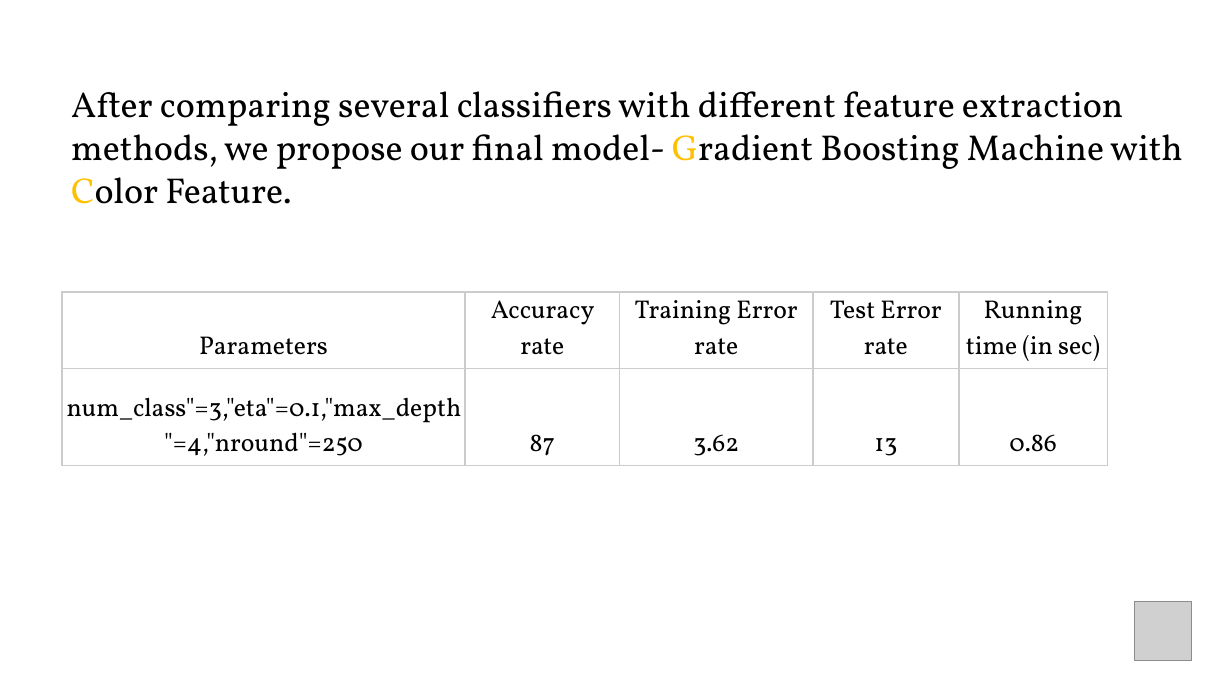
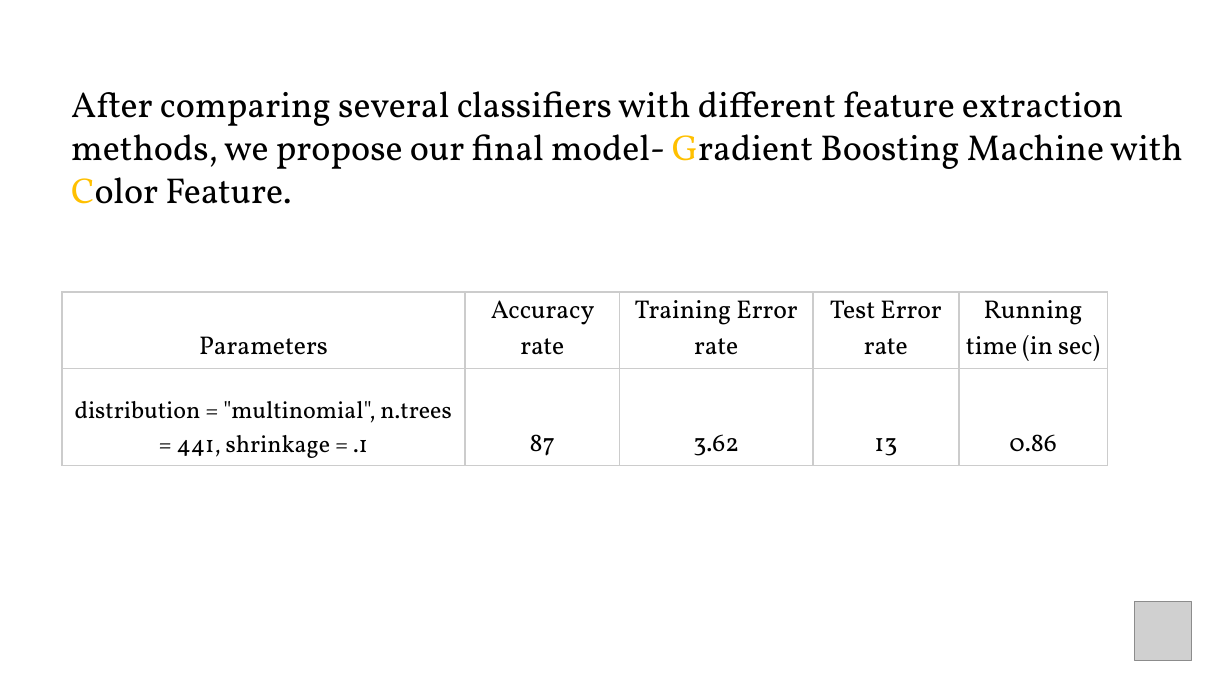
Before and after one commit to TZstatsADS/Spring2018-Project3-Group7, a slide deck: slide 20 of grp7_Changes.pptx. Drawn at 1232x693 pixels with LibreOffice and Linux fonts; fonts in the diff are those of the drawing; grey boxes stand for pictures. Boxes give left, top, right and bottom in pixels: in the first picture for what was removed or moved away, otherwise in the second. Text is boxed around its words. In the diff, an @@ line names an element or a change of style, - is before the commit and + after.

```diff
--- a/grp7_Changes.pptx
+++ b/grp7_Changes.pptx
@@ table at [62,292,1106,463] @@
@@ row 2, column 1: "num_class"=3,"eta"=0.1,"max_depth"=4,"nround"=250" to "distribution = "multinomial", n.trees = 441, shrinkage = .1" @@
```
Also in this commit, not shown: 3 other slides changed, 1 other file.
